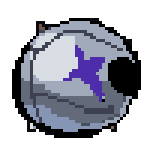
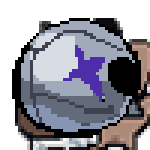
Layers edited between the first and the second 150x150 image:
painted on "dog01" over [15,18,150,150]
